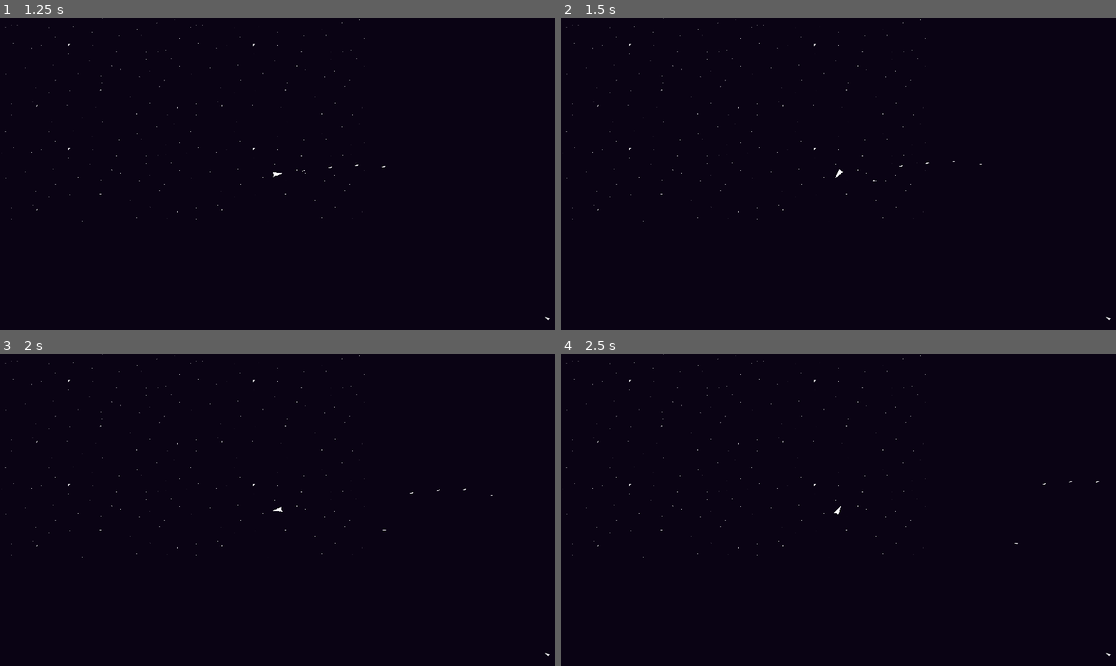
Above: before the commit, frames 1-4 (two rows, left to right).
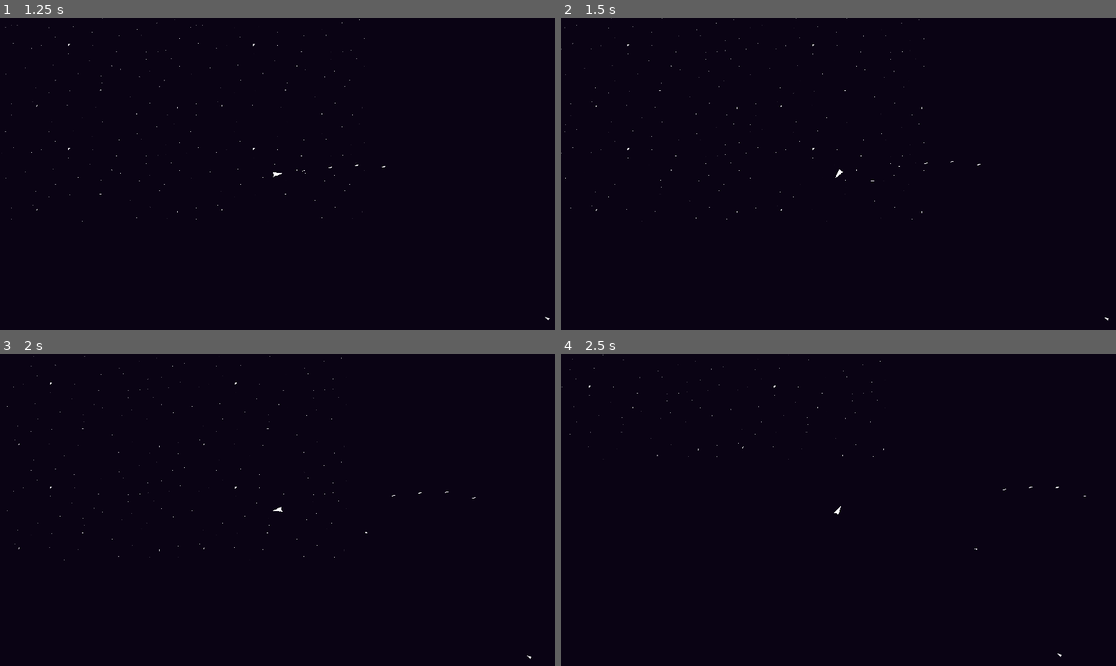
Above: after the commit, the same moments.

Repository: BloopHD/IntoTheVoid
Game: Godot game, scene res://scenes/world/world.tscn
The game is run twice, just before and just after one commit, with the same random seed, the same clock (stepped at 60 frames per second) and the same inputs.
Inputs (mouse positions are in pixels of both pictures, inside the frame that each line leads up to):
- Up to frame 1 (1.25 s): tap Enter at 0.5 s; move the mouse to (399, 158) at 0.52 s; hold D (right) from 0.53 s (still down); hold Space (fire_laser) from 0.53 s (still down); click (399, 158) at 0.67 s
- Up to frame 2 (1.5 s): move the mouse to (727, 189) at 1.27 s; release D (right) at 1.28 s; release Space (fire_laser) at 1.28 s; hold S (backward, bound only after the commit) from 1.28 s (still down); click (727, 189) at 1.35 s
- Up to frame 3 (2 s): keep holding S (backward, bound only after the commit)
- Up to frame 4 (2.5 s): move the mouse to (894, 441) at 2.02 s; release S (backward, bound only after the commit) at 2.03 s; hold D (right) from 2.03 s (still down); hold Right mouse button (secondary action) from 2.03 s (still down)

Frame 1 is identical in both runs. In frame 2, 0.2% of the frame differs, in the area x 0-100%, y 0-98%; in frame 3, 0.2%; in frame 4, 0.2%.

Commit message:
Updated Movement
Player can now brake and reverse smoothly.

Next Step: Strafing.

Diff:
--- a/project.godot
+++ b/project.godot
@@ -36,12 +36,12 @@
 "events": [Object(InputEventMouseButton,"resource_local_to_scene":false,"resource_name":"","device":-1,"window_id":0,"a …(258 unchanged characters)…
 ]
 }
-up={
+forward={
 "deadzone": 0.5,
 "events": [Object(InputEventKey,"resource_local_to_scene":false,"resource_name":"","device":-1,"window_id":0,"alt_press …(192 unchanged characters)…
 ]
 }
-down={
+backward={
 "deadzone": 0.5,
 "events": [Object(InputEventKey,"resource_local_to_scene":false,"resource_name":"","device":-1,"window_id":0,"alt_press …(192 unchanged characters)…
 ]
@@ -54,16 +54,6 @@
 left={
 "deadzone": 0.5,
 "events": [Object(InputEventKey,"resource_local_to_scene":false,"resource_name":"","device":-1,"window_id":0,"alt_press …(191 unchanged characters)…
-]
-}
-forward={
-"deadzone": 0.5,
-"events": [Object(InputEventKey,"resource_local_to_scene":false,"resource_name":"","device":-1,"window_id":0,"alt_pressed":false,"shift_pressed":false,"ctrl_pressed":false,"meta_pressed":false,"pressed":false,"keycode":0,"physical_keycode":4194320,"key_label":0,"unicode":0,"location":0,"echo":false,"script":null)
-]
-}
-backward={
-"deadzone": 0.5,
-"events": [Object(InputEventKey,"resource_local_to_scene":false,"resource_name":"","device":-1,"window_id":0,"alt_pressed":false,"shift_pressed":false,"ctrl_pressed":false,"meta_pressed":false,"pressed":false,"keycode":0,"physical_keycode":4194322,"key_label":0,"unicode":0,"location":0,"echo":false,"script":null)
 ]
 }
 rotate_right={
--- a/scenes/player/player.gd
+++ b/scenes/player/player.gd
@@ -3,9 +3,11 @@
 signal laser_shot(laser)
 
 @export var max_speed: int = 500
+@export var rotation_speed: int = 250
+@export var reverse_speed_multiplier: float = 0.75
 @export var accel: int = 500
 @export var friction: int = 100
-@export var rotation_speed: int = 250
+
 
 @onready var muzzle: Marker2D = $LaserMarkers/LaserMarker
 
@@ -13,6 +15,7 @@
 
 const NINETY_DEGREES: int = 90
 const NINETY_DEGREES_RAD: float = 1.5708
+const FULL_SPEED_MULTI: float = 1.0
 
 var can_shoot: bool = true
 
@@ -28,7 +31,8 @@
 
 func _physics_process(delta) -> void:
 
-	player_movement(delta)
+	#player_movement(delta)
+	player_move(delta)
 
 
 func check_input() -> void:
@@ -46,36 +50,95 @@
 
 func get_thrust() -> float:
 
-	var thrust: float = Input.get_action_strength("up")
+	var thrust: float = Input.get_action_strength("forward")
+
+	var thrust_all: Vector2 = Input.get_vector("left", "right", "backward", "forward")
+
+	print(thrust_all)
+
 
 	return thrust
+
+func get_movement() -> Vector2:
+
+	return Input.get_vector("left", "right", "backward", "forward")
 
 
 func player_movement(delta) -> void:
 
 	var look_dir: Vector2 = player_rotation()
 	var thrust: float = get_thrust()
-	var side_thrust: float = Input.get_action_strength("left") - Input.get_action_strength("right")
 	#curr_speed = velocity.length()
 
+	print(thrust)
+
 	if thrust <= 0.001:
-
 		if curr_speed > (friction * delta):
-
 			velocity -= velocity.normalized() * (friction * delta)
 
 		else:
-
 			velocity = Vector2.ZERO
 
 	else:
-
 		var thrust_power: float = (thrust * accel * delta)
 		var thrust_velocity: Vector2 = look_dir * thrust_power
 		velocity += thrust_velocity
 		velocity = velocity.limit_length(max_speed)
 
 	move_and_slide()
+
+
+func player_move(delta) -> void:
+
+	# New movement function.
+	var movement_vector: Vector2 = get_movement()
+	var thrust: float = movement_vector.y
+	var strafe: float = movement_vector.x
+
+	var look_dir: Vector2 = player_rotation()
+
+	# Thrusting
+	if thrust >= 0.001:
+		var new_velocity: Vector2 = velocity
+		velocity = activate_thrusters(delta, movement_vector, look_dir, new_velocity, FULL_SPEED_MULTI)
+
+	elif thrust <= -0.001:
+		var new_velocity: Vector2 = velocity
+		new_velocity = activate_thrusters(delta, movement_vector, look_dir, new_velocity, reverse_speed_multiplier)
+
+		if new_velocity.length() > velocity.length():
+			velocity = new_velocity
+
+		else:
+			deactivate_thrusters(delta)
+
+	else:
+		deactivate_thrusters(delta)
+
+	# Strafing
+
+	move_and_slide()
+
+func activate_thrusters(delta, movement_vector: Vector2, look_dir: Vector2, new_velocity: Vector2, multiplier: float) ->  Vector2:
+
+	var thrust: float = movement_vector.y
+	var thrust_power: float = (thrust * accel * delta)
+	var thrust_velocity: Vector2 = look_dir * thrust_power
+
+	new_velocity += thrust_velocity
+	new_velocity = new_velocity.limit_length(max_speed * multiplier)
+
+	return new_velocity
+
+
+func deactivate_thrusters(delta) -> void:
+
+	if curr_speed > (friction * delta):
+		velocity -= velocity.normalized() * (friction * delta)
+
+	else:
+		velocity = Vector2.ZERO
+
 
 
 func player_rotation() -> Vector2:
--- a/scenes/player/player.tscn
+++ b/scenes/player/player.tscn
@@ -13,7 +13,9 @@
 motion_mode = 1
 script = ExtResource("1_pf1yp")
 max_speed = 1000
+accel = null
 friction = 250
+rotation_speed = null
 
 [node name="CollisionShape2D" type="CollisionShape2D" parent="."]
 shape = SubResource("CapsuleShape2D_2v2iu")
--- a/scenes/world/world.tscn
+++ b/scenes/world/world.tscn
@@ -12,6 +12,8 @@
 
 [node name="Player" parent="." instance=ExtResource("1_e5wuh")]
 position = Vector2(640, 380)
+accel = null
+rotation_speed = null
 
 [node name="Camera2D" type="Camera2D" parent="Player"]
 zoom = Vector2(0.5, 0.5)
Not shown: 1 places in scenes/world/world.tscn that only renumber resources
